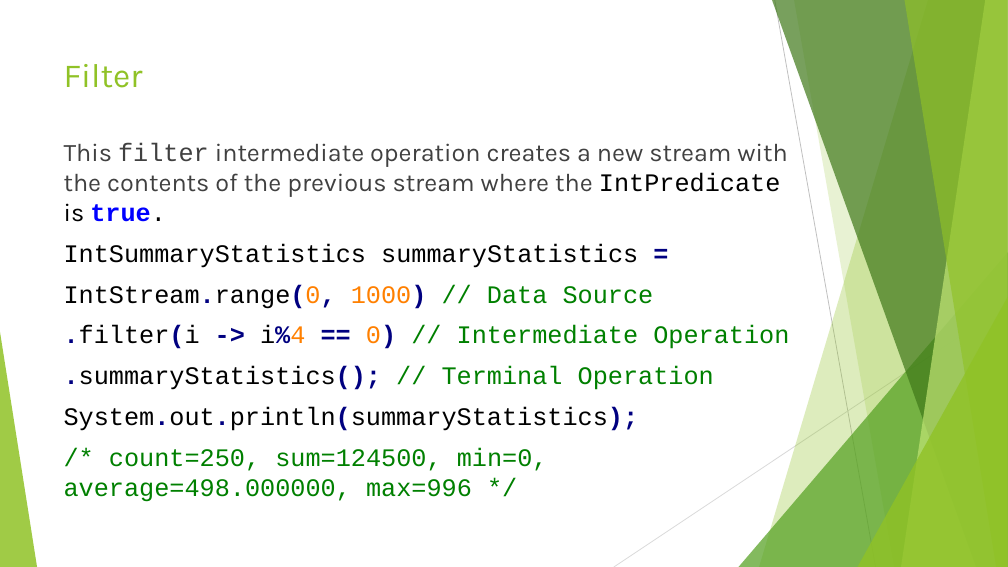
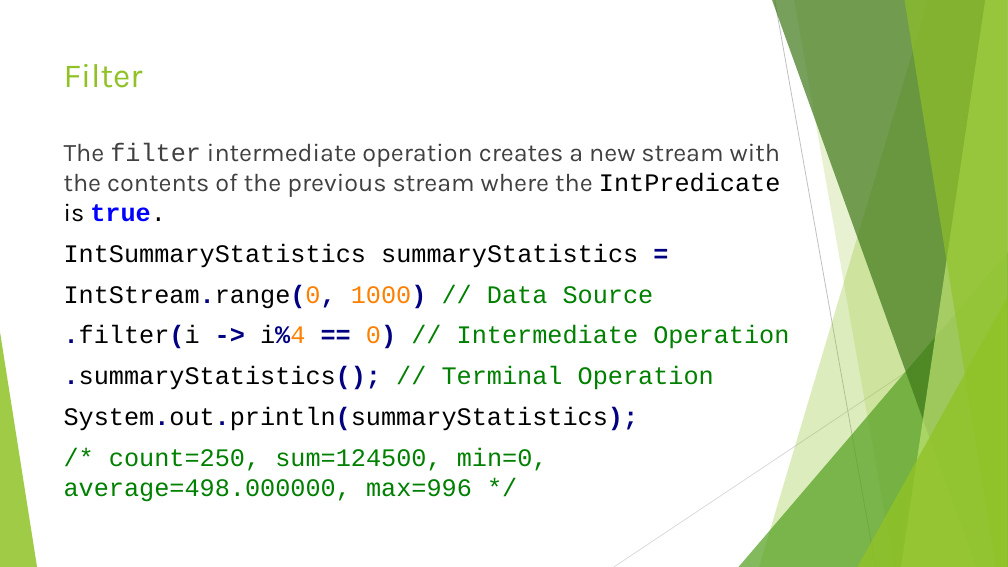
Before and after one commit to RichardRoda/2017-CodePaLOUsa-Lambda, a slide deck: slide 37 of Learning to Love the Lambda in the Stream.pptx (slide 32 before the commit). Drawn at 1008x567 pixels with LibreOffice and Linux fonts; fonts in the diff are those of the drawing. Boxes give left, top, right and bottom in pixels: in the first picture for what was removed or moved away, otherwise in the second. Text is boxed around its words. In the diff, an @@ line names an element or a change of style, - is before the commit and + after.

Commit message:
Add slides to show how streams may be conditionally built as an elegant way to support variations on intermediate operations and terminal operations.  Explain what a pure commutative function is and why they are a good thing.  Explain what an unbounded stream is and why such a stream should always have a limit on it as a good defensive programming practice.  Update the last year this presentation was given at Code PaLOUsa.
Do not publish power point to .pdf at this time.  Slides about the execute around pattern and loan pattern still on the to do list.

```diff
--- a/Learning to Love the Lambda in the Stream.pptx
+++ b/Learning to Love the Lambda in the Stream.pptx
@@ text at box(64, 142, 781, 222): text changed @@
-This filter intermediate operation creates a new stream with the contents of the previous stream where the IntPredicate is true.
+The filter intermediate operation creates a new stream with the contents of the previous stream where the IntPredicate is true.
```
Also in this commit, not shown: 11 other slides changed, 8 slides added, 1 other file.
